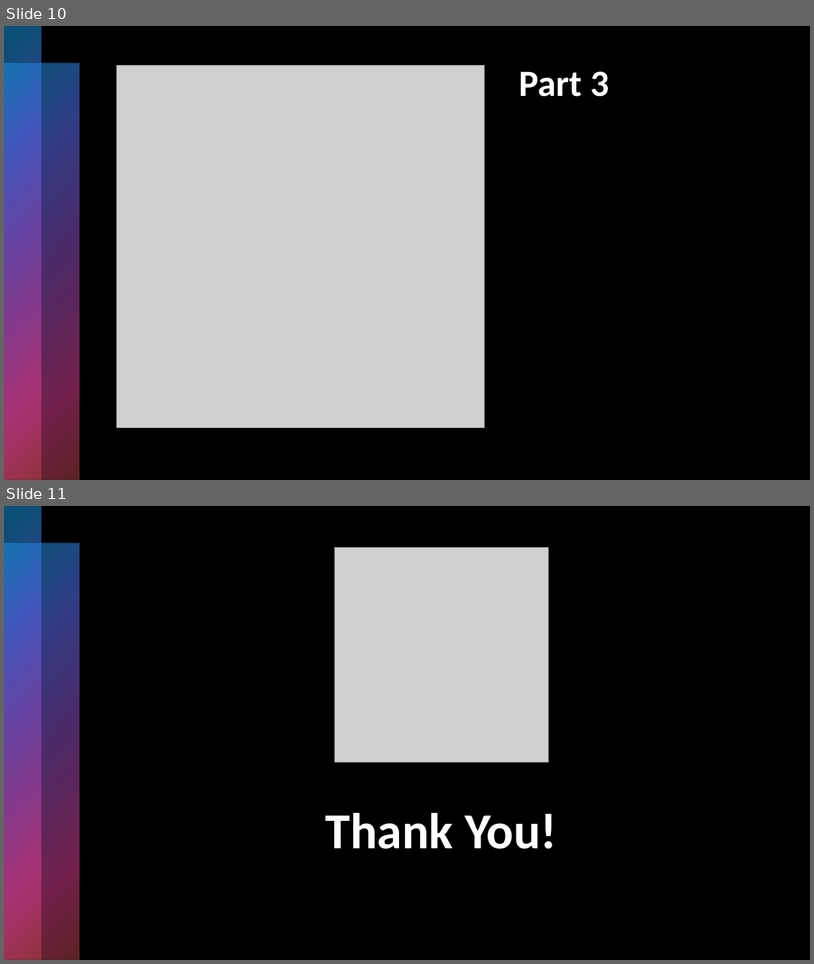
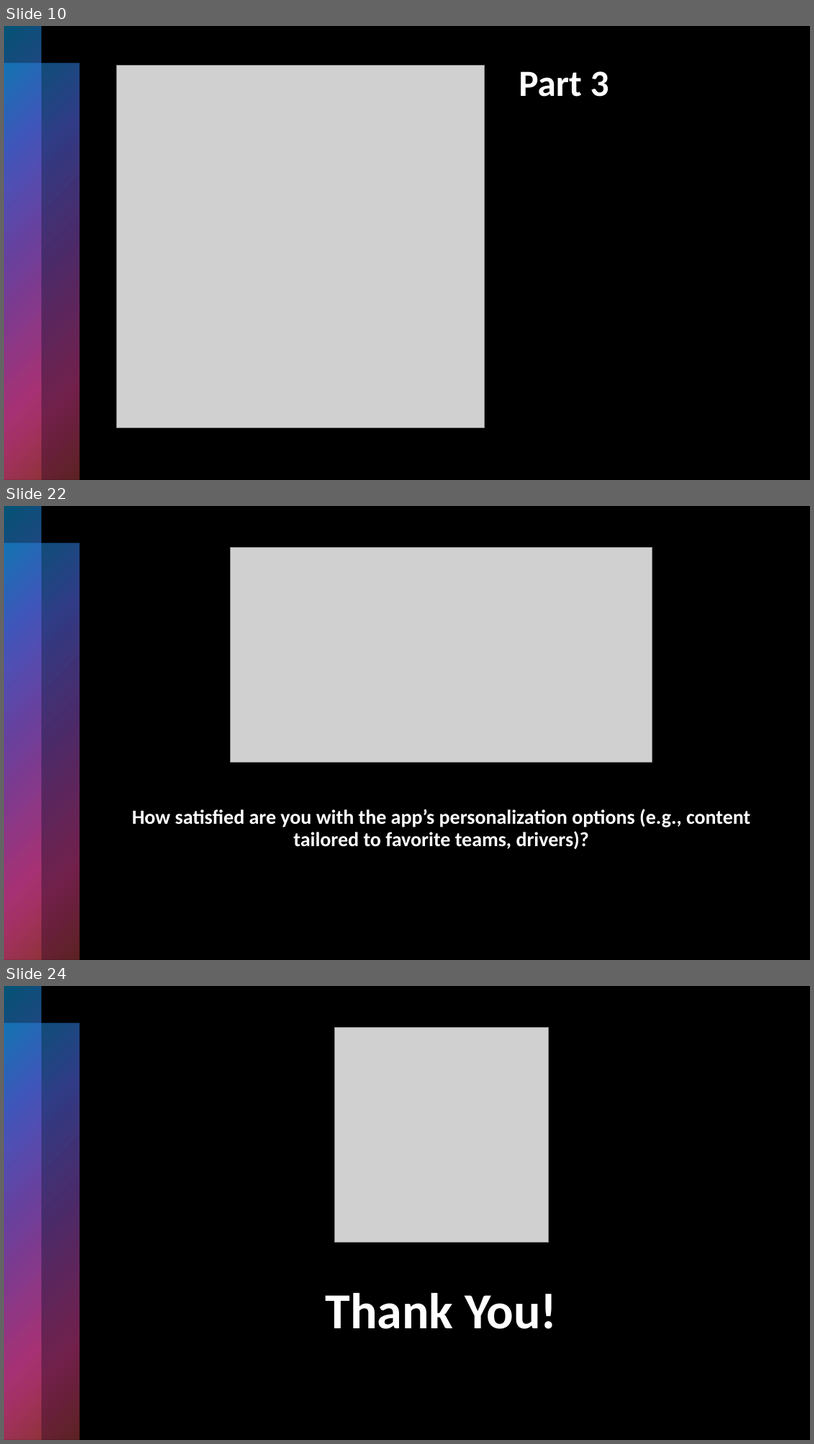
Before and after one commit to andrzejjnk/F1App, a slide deck: CEM/CEM.pptx. Shown one above the other, each under a label of ours: slides 10 and 11 before the commit, slides 10, 22 and 24 after it; the slides between them are not shown. The pictures are 814x964 and 814x1444 pixels, drawn with LibreOffice and Linux fonts; fonts in the diff are those of the drawing; grey boxes stand for pictures. Boxes give left, top, right and bottom in pixels: in the first picture for what was removed or moved away, otherwise in the second. Text is boxed around its words. In the diff, an @@ line names an element or a change of style, - is before the commit and + after.

```diff
--- a/CEM/CEM.pptx
+++ b/CEM/CEM.pptx
@@ slide 22 added at [4,506,810,960], background #000000; not listed: 2 template elements that a slide beside it also shows @@
@@ rectangle added at [4,506,95,960], fill gradient #0BA5E8 to #5066E1 to #894EC0 to #E54196 to #BE4449 @@
@@ rectangle added at [4,506,810,960], fill #000000 @@
@@ rectangle added at [4,506,41,960], fill gradient #0BA5E8 to #5066E1 to #894EC0 to #E54196 to #BE4449 @@
@@ rectangle added at [4,543,79,960], fill gradient #0BA5E8 to #5066E1 to #894EC0 to #E54196 to #BE4449 @@
@@ picture added at [231,548,653,762] @@
@@ rectangle added at [4,597,188,960], fill gradient #0BA5E8 to #5066E1 to #894EC0 to #E54196 to #BE4449 @@
@@ title added at [132,808,751,849], 24 pt, text #FFFFFF, bold @@
+How satisfied are you with the app’s personalization options (e.g., content tailored to favorite teams, drivers)?
@@ what was slide 11 is now slide 24 @@
```
Also in this commit, not shown: 12 other slides added, 14 other files.
